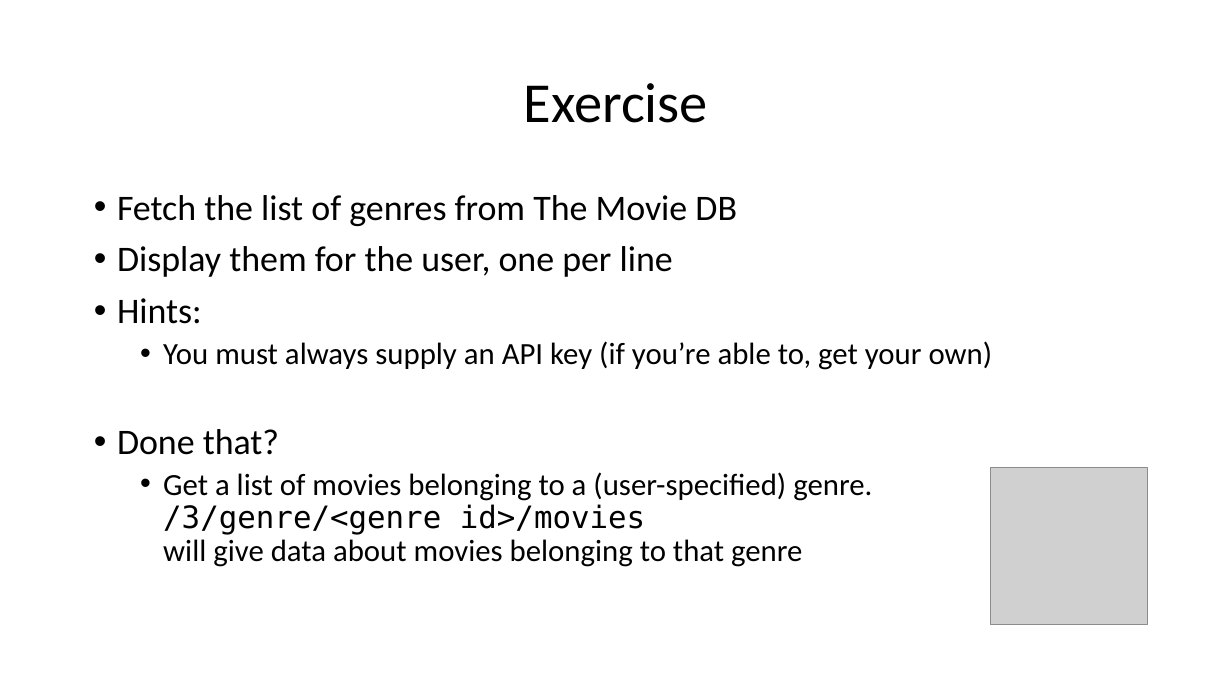
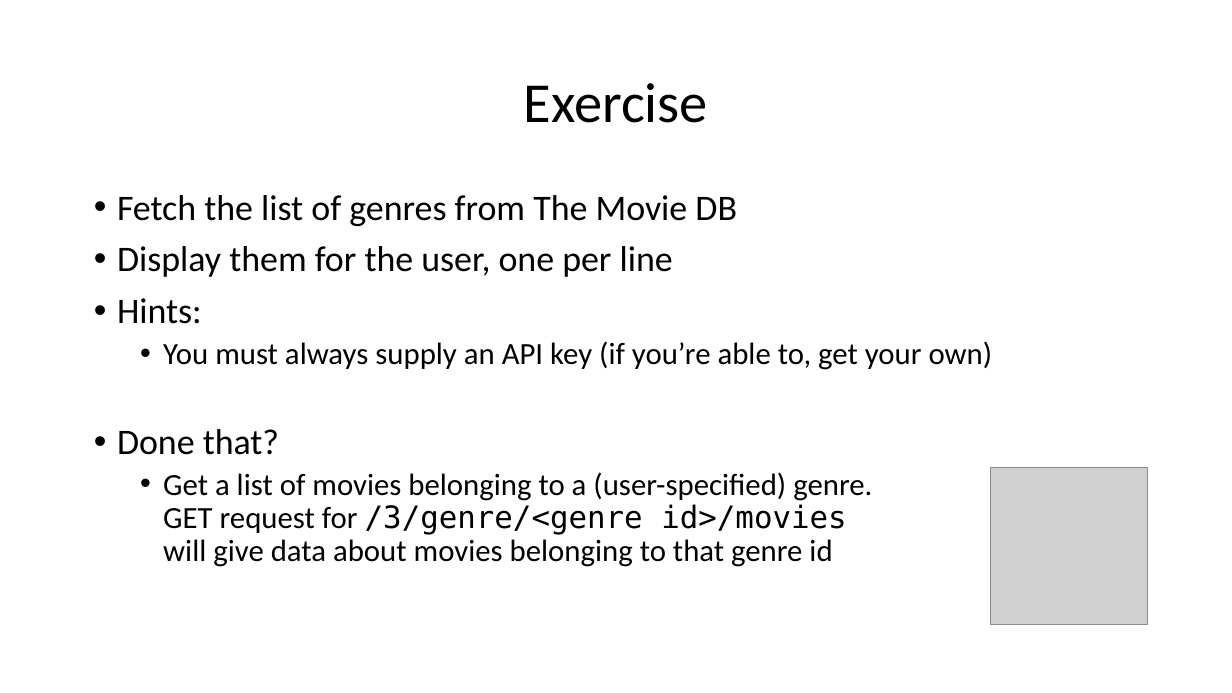
Before and after one commit to wilkotom/python_examples, a slide deck: slide 10 of Python Level 2/Lesson 5/Session 5.pptx. Drawn at 1232x693 pixels with LibreOffice and Linux fonts; fonts in the diff are those of the drawing; grey boxes stand for pictures. Boxes give left, top, right and bottom in pixels: in the first picture for what was removed or moved away, otherwise in the second. Text is boxed around its words. In the diff, an @@ line names an element or a change of style, - is before the commit and + after.

```diff
--- a/Python Level 2/Lesson 5/Session 5.pptx
+++ b/Python Level 2/Lesson 5/Session 5.pptx
@@ text at <box>163,472,872,567</box>: text changed @@
-  • Get a list of movies belonging to a (user-specified) genre.
-    /3/genre/<genre id>/movies
-    will give data about movies belonging to that genre
+  • Get a list of movies belonging to a (user-specified) genre.
+    GET request for /3/genre/<genre id>/movies
+    will give data about movies belonging to that genre id
```
Also in this commit, not shown: 4 other slides changed.
